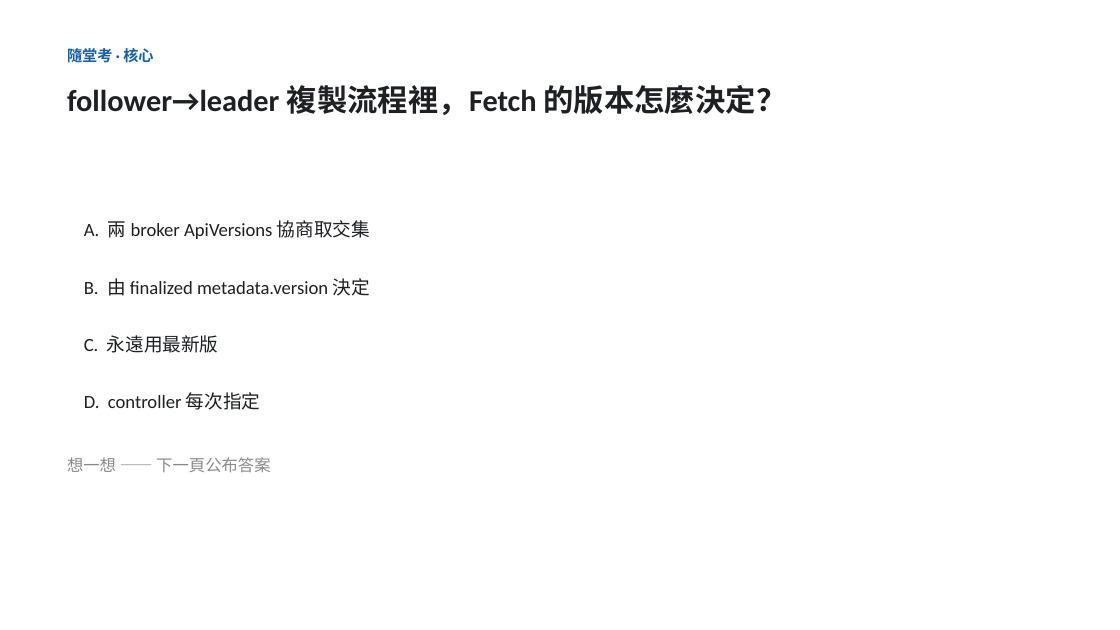
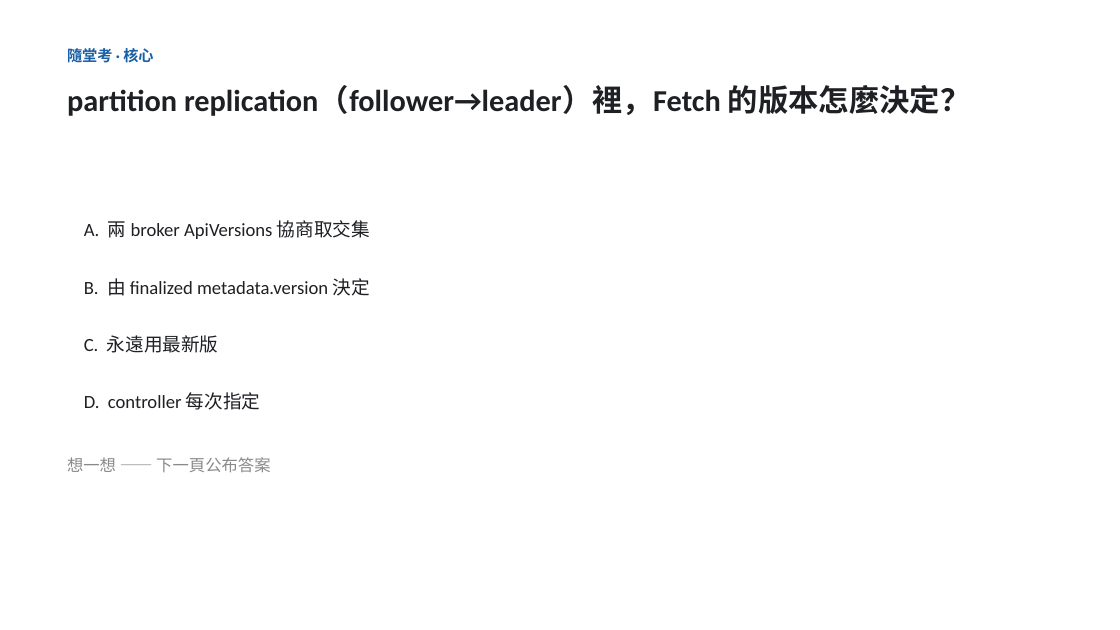
Before and after one commit to unknowntpo/kafka, a slide deck: slide 12 of study/version-control/kafka-version-negotiation.pptx. Drawn at 1120x630 pixels with LibreOffice and Linux fonts; fonts in the diff are those of the drawing. Boxes give left, top, right and bottom in pixels: in the first picture for what was removed or moved away, otherwise in the second. Text is boxed around its words. In the diff, an @@ line names an element or a change of style, - is before the commit and + after.

Commit message:
study(version-control): 路徑正名為 Kafka 官方詞「partition replication」（元件 replica fetcher、RPC 用 Fetch）
- deck 架構(a)/(b)、Recap、quiz 0：路徑一律稱 partition replication（follower→leader），replica fetcher 留作元件註解
- 正名層級：partition replication（概念/路徑）→ replica fetcher（元件）→ Fetch/ListOffsets/OffsetsForLeaderEpoch（RPC）
- rpc-version-selection.md 同步

```diff
--- a/study/version-control/kafka-version-negotiation.pptx
+++ b/study/version-control/kafka-version-negotiation.pptx
@@ text at (x1=67, y1=85, x2=971, y2=116): text changed @@
-follower→leader 複製流程裡，Fetch 的版本怎麼決定？
+partition replication（follower→leader）裡，Fetch 的版本怎麼決定？
```
Also in this commit, not shown: 4 other slides changed, 2 other files.
